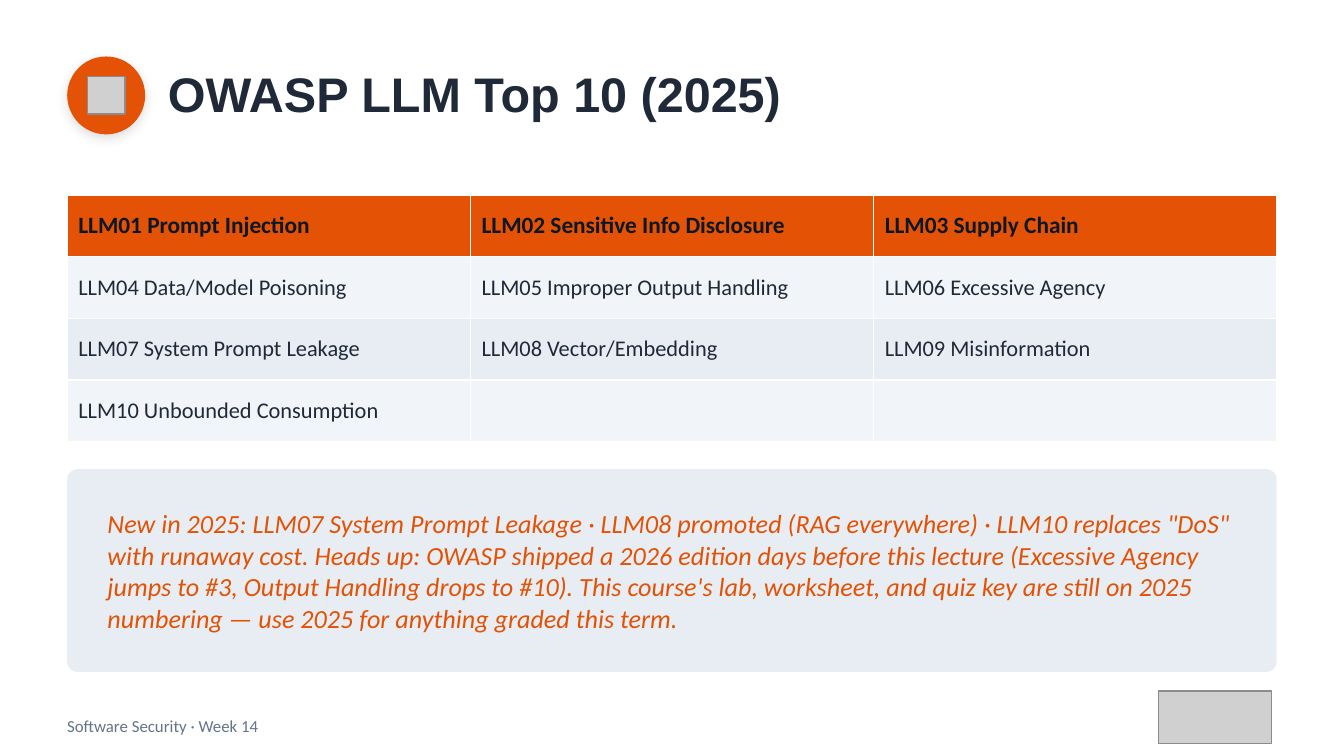
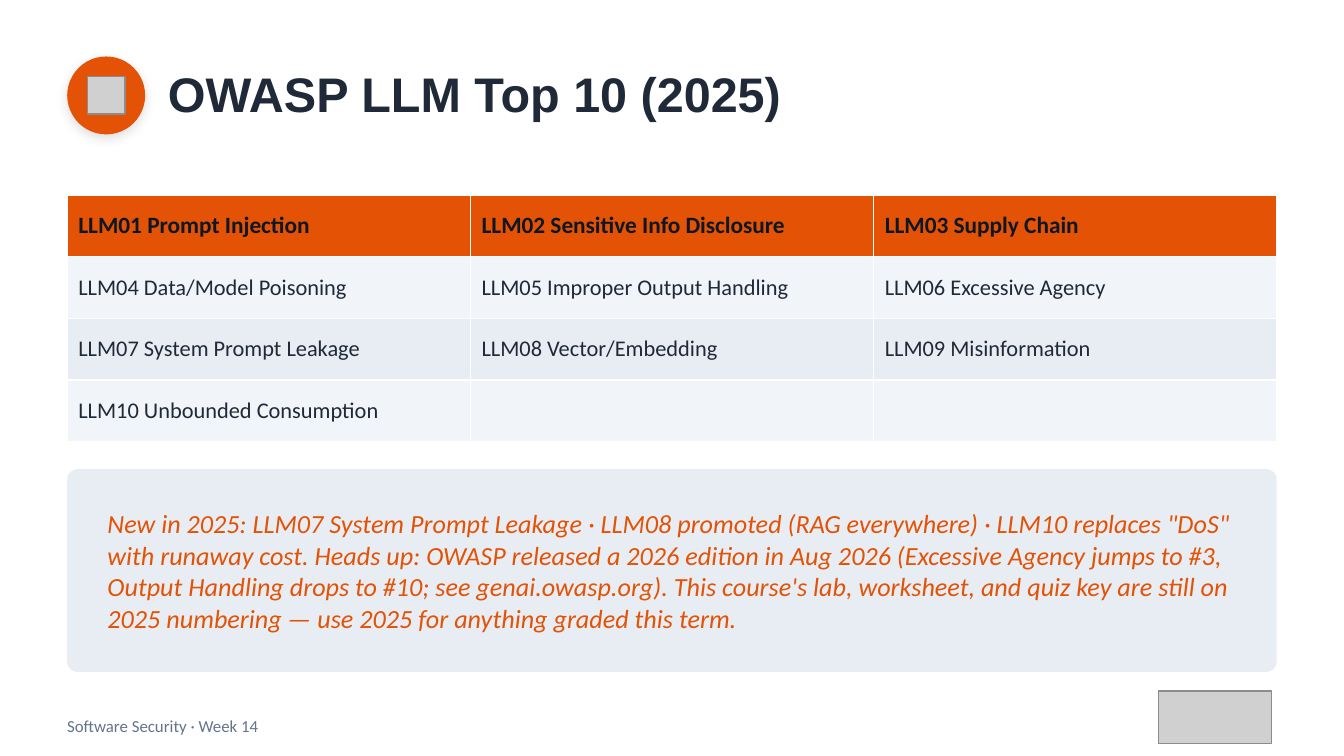
Before and after one commit to 6631503001/software-security, a slide deck: slide 5 of slides/pptx/week14.pptx (slide 4 before the commit). Drawn at 1344x756 pixels with LibreOffice and Linux fonts; fonts in the diff are those of the drawing; grey boxes stand for pictures. Boxes give left, top, right and bottom in pixels: in the first picture for what was removed or moved away, otherwise in the second. Text is boxed around its words. In the diff, an @@ line names an element or a change of style, - is before the commit and + after.

```diff
--- a/slides/pptx/week14.pptx
+++ b/slides/pptx/week14.pptx
@@ text at [107, 514, 1229, 633]: text changed @@
-New in 2025: LLM07 System Prompt Leakage · LLM08 promoted (RAG everywhere) · LLM10 replaces "DoS" with runaway cost. Heads up: OWASP shipped a 2026 edition days before this lecture (Excessive Agency jumps to #3, Output Handling drops to #10). This course's lab, worksheet, and quiz key are still on 2025 numbering — use 2025 for anything graded this term.
+New in 2025: LLM07 System Prompt Leakage · LLM08 promoted (RAG everywhere) · LLM10 replaces "DoS" with runaway cost. Heads up: OWASP released a 2026 edition in Aug 2026 (Excessive Agency jumps to #3, Output Handling drops to #10; see genai.owasp.org). This course's lab, worksheet, and quiz key are still on 2025 numbering — use 2025 for anything graded this term.
```
Also in this commit, not shown: 2 other slides changed, 1 slide added, 30 other files.
